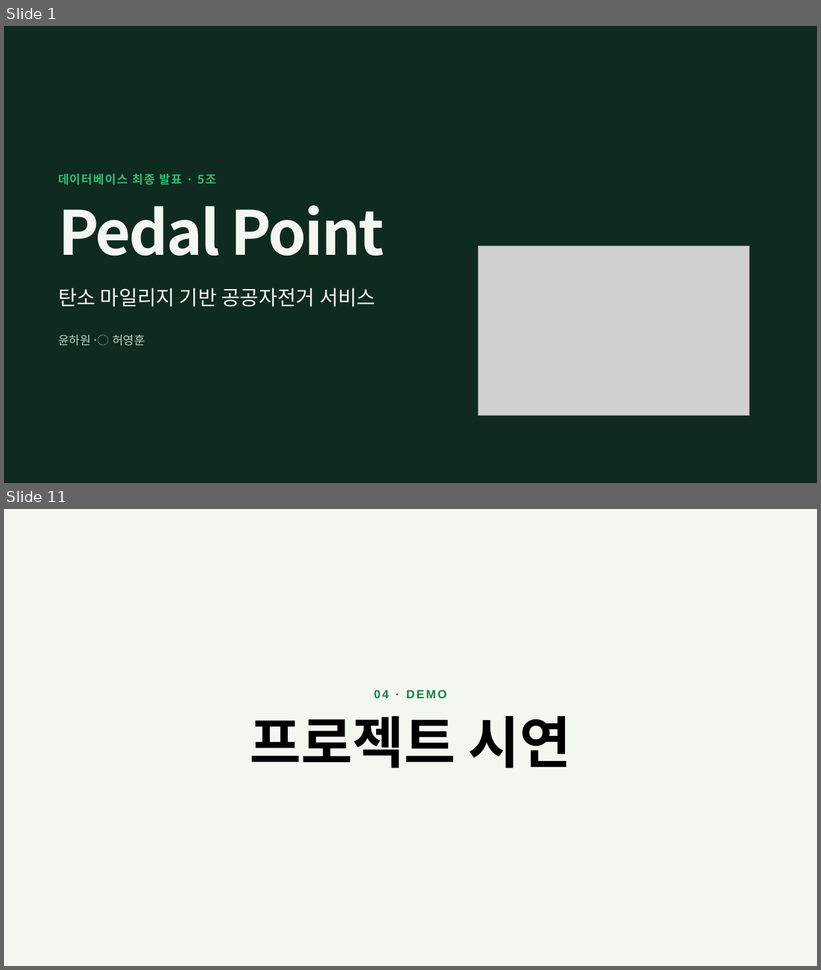
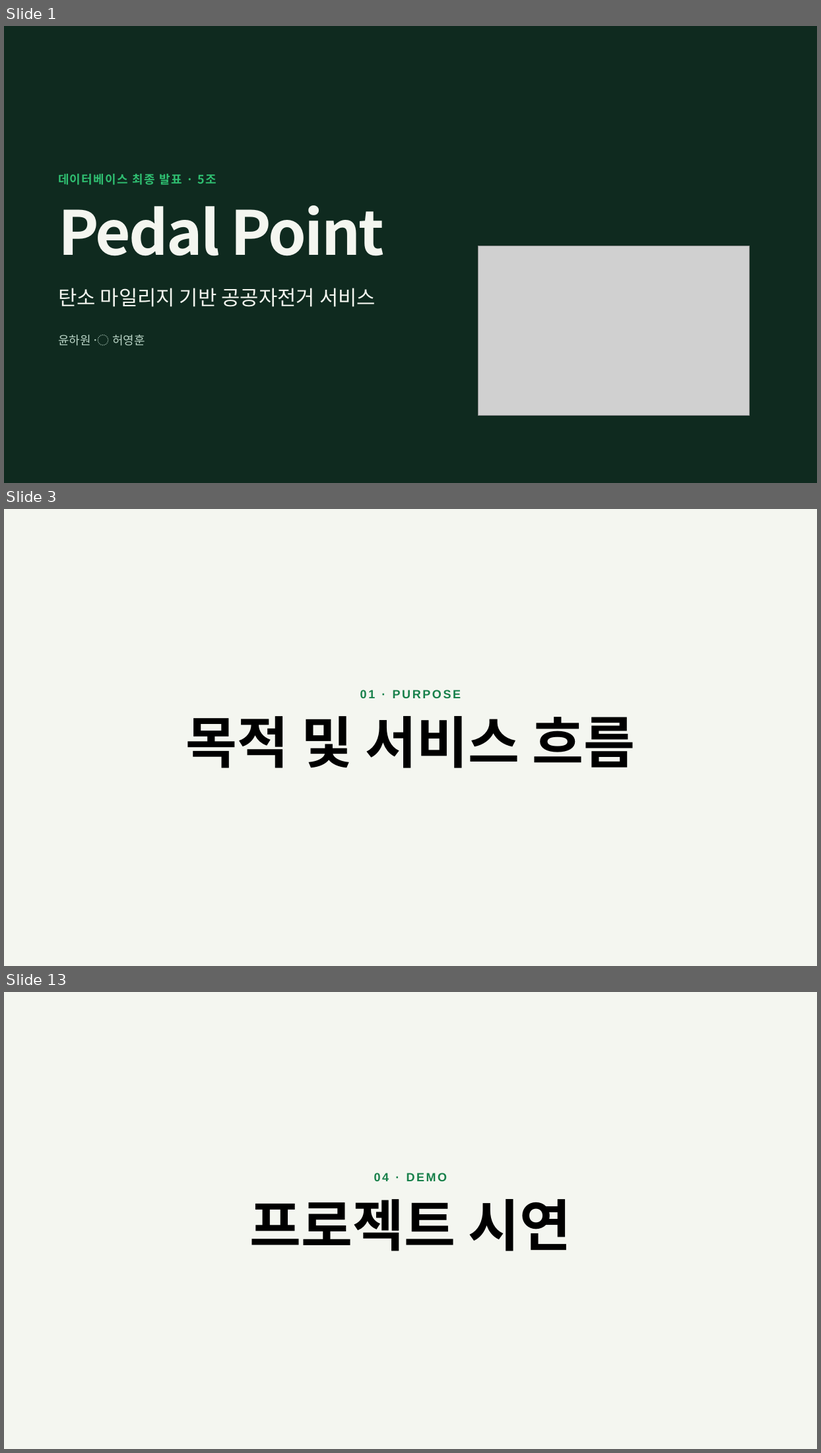
Before and after one commit to huny4daniel/pedal-point, a slide deck: docs/데이터베이스 최종 발표 5조.pptx. Shown one above the other, each under a label of ours: slides 1 and 11 before the commit, slides 1, 3 and 13 after it; the slides between them are not shown. The pictures are 821x970 and 821x1453 pixels, drawn with LibreOffice and Linux fonts; fonts in the diff are those of the drawing; grey boxes stand for pictures. Boxes give left, top, right and bottom in pixels: in the first picture for what was removed or moved away, otherwise in the second. Text is boxed around its words. In the diff, an @@ line names an element or a change of style, - is before the commit and + after.

```diff
--- a/docs/데이터베이스 최종 발표 5조.pptx
+++ b/docs/데이터베이스 최종 발표 5조.pptx
@@ slide 3 added at box(4, 509, 817, 966), background #F4F6F0 @@
@@ text added at box(360, 690, 461, 698), 14 pt, text #17804A, bold @@
+01 · PURPOSE
@@ text added at box(186, 716, 636, 768), 66 pt, text #000000, bold @@
+목적 및 서비스 흐름
@@ what was slide 11 is now slide 13 @@
```
Also in this commit, not shown: 8 slides changed, 3 other slides added, 2 slides removed, 2 other files.
